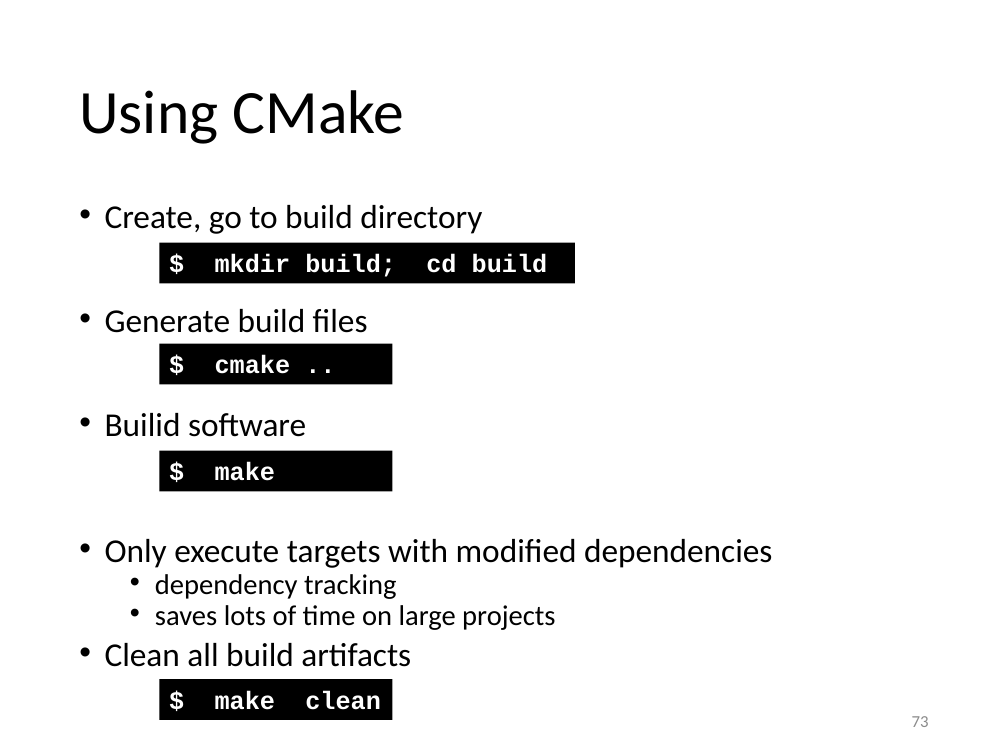
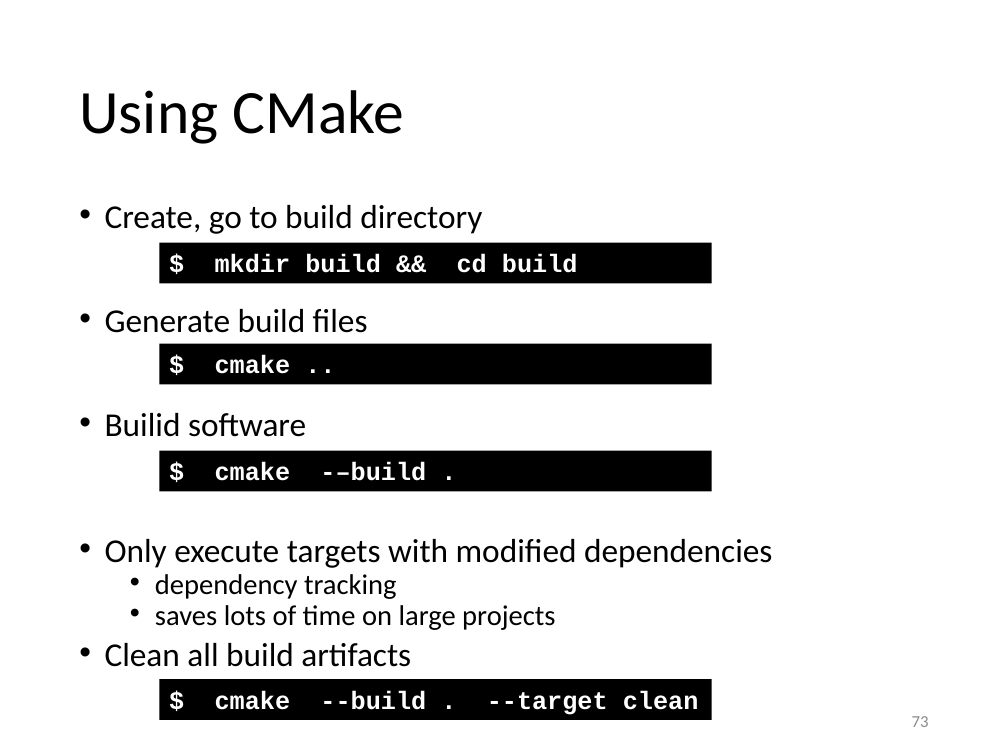
Before and after one commit to gjbex/Scientific-C-plus-plus, a slide deck: slide 73 of scientific_cpp.pptx. Drawn at 1008x756 pixels with LibreOffice and Linux fonts; fonts in the diff are those of the drawing. Boxes give left, top, right and bottom in pixels: in the first picture for what was removed or moved away, otherwise in the second. Text is boxed around its words. In the diff, an @@ line names an element or a change of style, - is before the commit and + after.

Commit message:
Update CMake section with additoinal commands

```diff
--- a/scientific_cpp.pptx
+++ b/scientific_cpp.pptx
@@ rectangle "$ mkdir build && cd ...": place and size @@
-rectangle "$ mkdir build && cd ..." at [159, 243, 575, 283]
+rectangle "$ mkdir build && cd ..." at [159, 243, 712, 283]
@@ text in rectangle at [215, 254, 578, 273]: text changed @@
-$ mkdir build; cd build
+$ mkdir build && cd build
@@ rectangle "$ cmake ..": place and size @@
-rectangle "$ cmake .." at [159, 344, 392, 384]
+rectangle "$ cmake .." at [159, 344, 712, 384]
@@ rectangle "$ cmake -–build .": place and size @@
-rectangle "$ cmake -–build ." at [159, 451, 392, 491]
+rectangle "$ cmake -–build ." at [159, 451, 712, 491]
@@ text in rectangle at [215, 462, 426, 481]: text changed @@
-$ make
+$ cmake -–build .
@@ rectangle "$ cmake --build . --target ...": place and size @@
-rectangle "$ cmake --build . --target ..." at [159, 679, 392, 720]
+rectangle "$ cmake --build . --target ..." at [159, 679, 712, 720]
@@ text in rectangle at [215, 690, 699, 715]: text changed @@
-$ make clean
+$ cmake --build . --target clean
```
